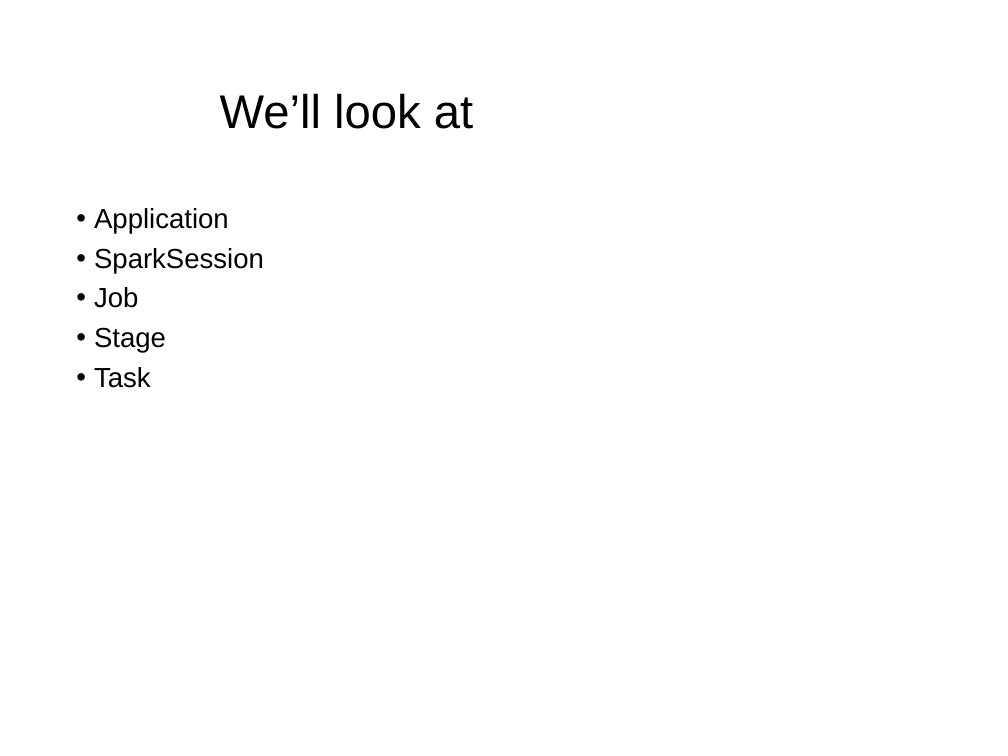
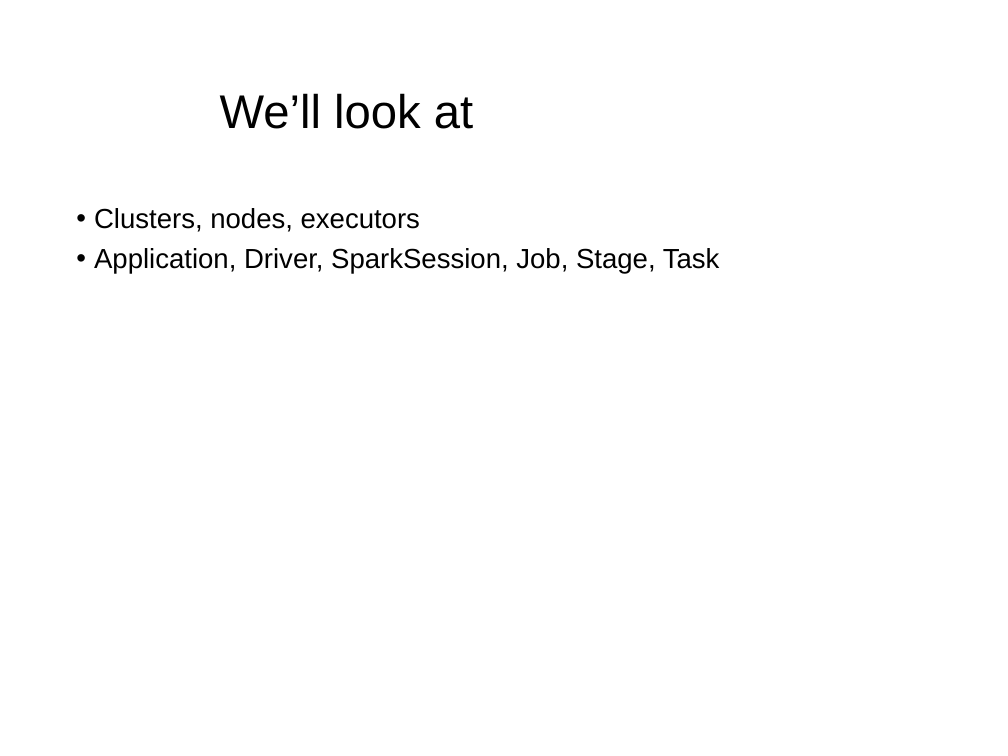
Before and after one commit to Marco-Santoni/databricks-from-scratch, a slide deck: slide 2 of training-spark/1_Spark.pptx. Drawn at 1008x756 pixels with LibreOffice and Linux fonts; fonts in the diff are those of the drawing; background and template pictures are left out. Boxes give left, top, right and bottom in pixels: in the first picture for what was removed or moved away, otherwise in the second. Text is boxed around its words. In the diff, an @@ line names an element or a change of style, - is before the commit and + after.

```diff
--- a/training-spark/1_Spark.pptx
+++ b/training-spark/1_Spark.pptx
@@ text at (94, 208, 720, 273): text changed @@
-• Application
-• SparkSession
-• Job
-• Stage
-• Task
+• Clusters, nodes, executors
+• Application, Driver, SparkSession, Job, Stage, Task
```
Also in this commit, not shown: 2 other slides changed, 5 slides added, 1 slide removed.
